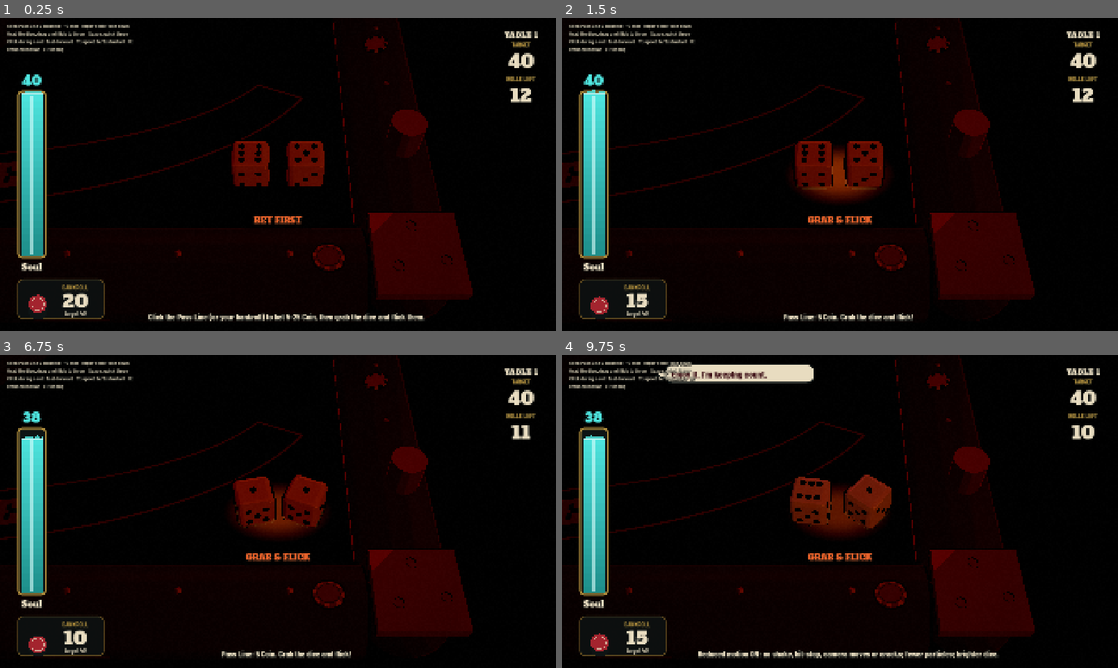
Above: before the commit, frames 1-4 (two rows, left to right).
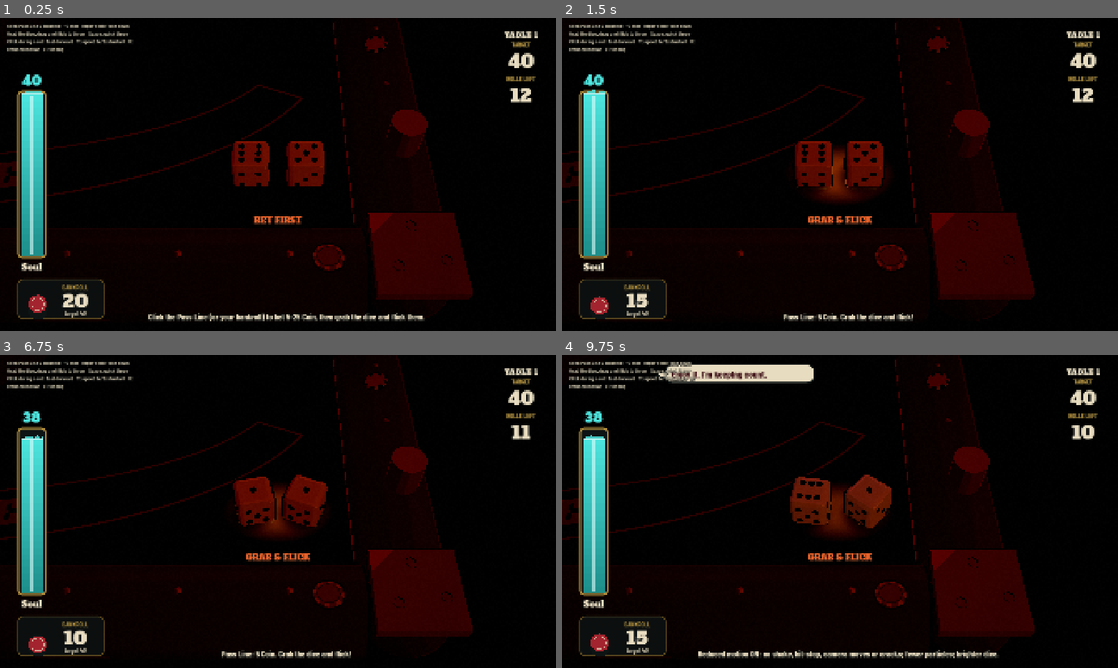
Above: after the commit, the same moments.

Repository: cashdvs/rogue-craps
Game: Godot game, scene res://scenes/table_3d.tscn
Two runs of this game, one before a commit and one after it. Both use one fixed random seed, a clock stepped at 60 frames per second and the inputs below. This scene is started directly instead of the project's main scene.
Inputs (mouse positions are in pixels of both pictures, inside the frame that each line leads up to):
- Up to frame 1 (0.25 s): no input
- Up to frame 2 (1.5 s): tap Enter at 0.5 s; drag from (623, 299) to (895, 105) at 0.52 s; drag from (728, 190) to (812, 237) at 1.27 s
- Up to frame 3 (6.75 s): move the mouse to (333, 442) at 2.02 s; hold D 2.03-2.75 s; tap Enter at 2.1, 6.5 s; drag from (250, 574) to (111, 464) at 2.77 s; move the mouse to (444, 558) at 3.52 s; hold S 3.53-4.25 s; tap K at 3.6 s; tap Space at 3.77, 5 s; drag from (111, 464) to (194, 433) at 4.27 s; move the mouse to (305, 511) at 5.02 s; hold S 5.03-5.75 s; tap T at 5.1 s; click (305, 511) at 5.17 s; drag from (194, 433) to (166, 527) at 5.77 s; move the mouse to (400, 495) at 6.52 s; hold Up from 6.53 s (still down); tap L at 6.6 s
- Up to frame 4 (9.75 s): tap Space at 6.77, 8.75 s; release Up at 7.25 s; drag from (728, 527) to (812, 574) at 7.27 s; move the mouse to (895, 442) at 8.02 s; hold S 8.03-8.75 s; tap Backspace at 8.1 s; drag from (812, 574) to (673, 464) at 8.77 s; move the mouse to (1006, 558) at 9.52 s; hold Up from 9.53 s (still down); tap R at 9.6 s; click (1006, 558) at 9.67 s

The runs differ from the first frame. In frame 2, 0.3% of the frame differs, in the area x 41-57%, y 47-57%; in frame 3, 0.2%; in frame 4, 0.2%.

Commit message:
Lighting layers 4-5: contact shadows under every die + lamp-cone dust motes (VFX)

Diff:
--- /dev/null
+++ b/scripts/fx/contact_shadows.gd
@@ -0,0 +1,171 @@
+## Lighting layer 4 (lighting_layers_spec.md section 4): a soft black contact
+## blob under every table die. One flat quad per die on the felt (y 0.002),
+## following the die's XZ but never its rotation, so it can only land on the
+## felt and never on another die (that is why it is a quad and not a Decal on
+## Forward+ too: a Decal would need the dice on their own cull layer).
+## It never touches the die: it only reads the die's global_position, and its
+## own material is the only one it writes.
+## As the die rises (h = centre above rest) the blob grows up to +60% and
+## fades; it is hidden above 0.25 m, while the dice are held, and for potted
+## dice. It replaces the die's old built-in "Blob" quad (hidden, not freed).
+class_name ContactShadows
+extends Node3D
+
+## Diameter at rest, as a multiple of the die edge.
+const SIZE_MUL: float = 1.6
+## Peak alpha at rest per renderer.
+const ALPHA_FPLUS: float = 0.55
+const ALPHA_COMPAT: float = 0.65
+## Above this height (m, die centre above rest) the blob is hidden.
+const MAX_H: float = 0.25
+## Extra scale at MAX_H.
+const GROW: float = 0.6
+const FELT_Y: float = 0.002
+## Nudge toward -x/+z (the lamp is straight above, so nearly centred).
+const OFFSET := Vector2(-0.01, 0.01)
+const TEX_SIZE: int = 64
+
+var table: Node
+var forward_plus: bool = true
+## die instance id -> MeshInstance3D
+var _blobs: Dictionary = {}
+static var _tex: ImageTexture
+
+
+func _init() -> void:
+	name = "ContactShadows"
+
+
+## 0..1 rise factor for height h (m).
+static func rise(h: float) -> float:
+	return clampf(h / MAX_H, 0.0, 1.0)
+
+
+static func rest_alpha(fplus: bool) -> float:
+	return ALPHA_FPLUS if fplus else ALPHA_COMPAT
+
+
+## Blob alpha at height h on this renderer (0 once hidden).
+static func alpha_at(h: float, fplus: bool) -> float:
+	if not visible_at(h):
+		return 0.0
+	return rest_alpha(fplus) * (1.0 - rise(h))
+
+
+## Blob scale multiplier at height h (1 at rest, 1.6 at MAX_H).
+static func scale_at(h: float) -> float:
+	return 1.0 + GROW * rise(h)
+
+
+static func visible_at(h: float) -> bool:
+	return h <= MAX_H
+
+
+## The 64 px blob: black, alpha 1 inside r 0.35, smoothstep falloff to 0 at r 1.
+static func blob_texture() -> ImageTexture:
+	if _tex != null:
+		return _tex
+	var img := Image.create(TEX_SIZE, TEX_SIZE, false, Image.FORMAT_RGBA8)
+	var c := (TEX_SIZE - 1) * 0.5
+	for y in TEX_SIZE:
+		for x in TEX_SIZE:
+			var r := Vector2(x - c, y - c).length() / c
+			img.set_pixel(x, y, Color(0, 0, 0, 1.0 - smoothstep(0.35, 1.0, r)))
+	_tex = ImageTexture.create_from_image(img)
+	return _tex
+
+
+func bind(t: Node, fplus: bool) -> void:
+	table = t
+	forward_plus = fplus
+
+
+func blob_for(die: Node3D) -> MeshInstance3D:
+	return _blobs.get(die.get_instance_id()) as MeshInstance3D
+
+
+func _make_blob(die: Node3D) -> MeshInstance3D:
+	var m := MeshInstance3D.new()
+	m.name = "ContactBlob"
+	var q := QuadMesh.new()
+	var edge := float(die.get("edge")) if "edge" in die else 0.08
+	q.size = Vector2.ONE * edge * SIZE_MUL
+	q.orientation = PlaneMesh.FACE_Y
+	m.mesh = q
+	var mat := StandardMaterial3D.new()
+	mat.shading_mode = BaseMaterial3D.SHADING_MODE_UNSHADED
+	mat.transparency = BaseMaterial3D.TRANSPARENCY_ALPHA
+	mat.albedo_texture = blob_texture()
+	mat.albedo_color = Color(0, 0, 0, rest_alpha(forward_plus))
+	mat.cull_mode = BaseMaterial3D.CULL_DISABLED
+	mat.no_depth_test = false
+	m.material_override = mat
+	m.cast_shadow = GeometryInstance3D.SHADOW_CASTING_SETTING_OFF
+	m.top_level = true
+	add_child(m)
+	# The die's own old blob would double up: hide it (node only).
+	var old := die.get_node_or_null("Blob") as Node3D
+	if old != null:
+		old.visible = false
+	_blobs[die.get_instance_id()] = m
+	return m
+
+
+func _dice() -> Array:
+	var out: Array = []
+	if table == null or not is_instance_valid(table):
+		return out
+	var d: Variant = table.get("dice")
+	if d is Array:
+		out.append_array(d)
+	for key in [&"throw_dice", &"all_dice"]:
+		var t: Variant = table.get(key)
+		if t is Array:
+			for x in t:
+				if not out.has(x):
+					out.append(x)
+	return out
+
+
+func _hidden_set() -> Array:
+	var p: Variant = table.get("pot_dice") if table != null else null
+	return p if p is Array else []
+
+
+func _held() -> bool:
+	if table == null or not ("phase" in table):
+		return false
+	return int(table.get("phase")) == Table3D.Phase.HELD
+
+
+func _process(_delta: float) -> void:
+	update_now()
+
+
+## One pass over the dice (tests call this directly).
+func update_now() -> void:
+	var potted := _hidden_set()
+	var held := _held()
+	var live := {}
+	for d in _dice():
+		if not (d is Node3D) or not is_instance_valid(d) or not d.is_inside_tree():
+			continue
+		var die := d as Node3D
+		var b := blob_for(die)
+		if b == null:
+			b = _make_blob(die)
+		live[die.get_instance_id()] = true
+		var edge := float(die.get("edge")) if "edge" in die else 0.08
+		var h := die.global_position.y - edge * 0.5
+		var show := die.is_visible_in_tree() and not held and not potted.has(die) and visible_at(h)
+		b.visible = show
+		if not show:
+			continue
+		var p := die.global_position
+		b.global_position = Vector3(p.x + OFFSET.x, FELT_Y, p.z + OFFSET.y)
+		b.scale = Vector3.ONE * scale_at(h)
+		(b.material_override as StandardMaterial3D).albedo_color.a = alpha_at(h, forward_plus)
+	for id in _blobs.keys():
+		if not live.has(id):
+			(_blobs[id] as Node).queue_free()
+			_blobs.erase(id)
--- /dev/null
+++ b/scripts/fx/lamp_dust.gd
@@ -0,0 +1,205 @@
+## Lighting layer 5 (lighting_layers_spec.md section 5): slow warm dust motes
+## in the lamp cone. Forward+: GPUParticles3D, 48 max, turbulence. Compat /
+## Mobile: CPUParticles3D, 16 max, no turbulence. Emitted in a cylinder
+## r 0.45 m, y 0.25-1.20 m, centred (0, ., -0.05); 2-4 mm (3-4 mm mobile)
+## billboards, #FFE2B0 additive at alpha 0.18 (0.15 mobile), faded outside
+## the 38 deg spot cone. The draw shader also cuts every mote below
+## y 0.08, so none can reach the felt or the dice. Off (not emitting, hidden)
+## under reduced motion.
+class_name LampDust
+extends Node3D
+
+const COLOR := Color("#FFE2B0")
+const ALPHA_PC: float = 0.18
+const ALPHA_MOBILE: float = 0.15
+const COUNT_PC: int = 48
+const COUNT_MOBILE: int = 16
+const RADIUS: float = 0.45
+const Y_MIN: float = 0.25
+const Y_MAX: float = 1.20
+const CENTRE_Z: float = -0.05
+## Nothing is drawn below this world y (m above the felt).
+const FLOOR_Y: float = 0.08
+const SIZE_PC := Vector2(0.002, 0.004)
+const SIZE_MOBILE := Vector2(0.003, 0.004)
+const SPEED := Vector2(0.01, 0.03)
+const LIFETIME_MAX: float = 9.0
+const LIFETIME_MIN: float = 6.0
+## Max angle of the initial drift from straight up (the up-bias).
+const SPREAD_DEG: float = 60.0
+const LAMP_APEX := Vector3(0, 1.35, -0.05)
+const CONE_DEG: float = 38.0
+
+const SHADER := """
+shader_type spatial;
+render_mode unshaded, blend_add, depth_draw_never, cull_disabled, shadows_disabled;
+uniform vec4 tint : source_color = vec4(1.0);
+uniform float peak = 0.18;
+uniform vec3 apex = vec3(0.0, 1.35, -0.05);
+uniform float cos_half = 0.788;
+uniform float floor_y = 0.08;
+varying vec3 wpos;
+void vertex() {
+	wpos = MODEL_MATRIX[3].xyz;
+	float s = length(MODEL_MATRIX[0].xyz);
+	mat4 bb = mat4(normalize(INV_VIEW_MATRIX[0]) * s, normalize(INV_VIEW_MATRIX[1]) * s,
+		normalize(INV_VIEW_MATRIX[2]) * s, MODEL_MATRIX[3]);
+	MODELVIEW_MATRIX = VIEW_MATRIX * bb;
+}
+void fragment() {
+	float d = length(UV - vec2(0.5)) * 2.0;
+	float dot_a = 1.0 - smoothstep(0.3, 1.0, d);
+	vec3 v = normalize(wpos - apex);
+	float cone = smoothstep(cos_half - 0.04, cos_half + 0.02, dot(v, vec3(0.0, -1.0, 0.0)));
+	float above = step(floor_y, wpos.y);
+	ALBEDO = tint.rgb;
+	ALPHA = peak * dot_a * cone * above * COLOR.a;
+}
+"""
+
+var table: Node
+var mobile: bool = false
+var particles: Node3D
+var reduced: bool = false
+
+
+func _init() -> void:
+	name = "LampDust"
+
+
+static func count_for(is_mobile: bool) -> int:
+	return COUNT_MOBILE if is_mobile else COUNT_PC
+
+
+static func alpha_for(is_mobile: bool) -> float:
+	return ALPHA_MOBILE if is_mobile else ALPHA_PC
+
+
+## Lowest world y a mote's centre can reach from emission (the up-biased
+## drift never descends; the shader floor cuts anything else, e.g. turbulence).
+static func lowest_emitted_y() -> float:
+	# Slowest climb: SPEED.x * cos(SPREAD_DEG) > 0, so a mote only rises.
+	return Y_MIN if SPEED.x * cos(deg_to_rad(SPREAD_DEG)) > 0.0 else -INF
+
+
+func bind(t: Node, is_mobile: bool) -> void:
+	table = t
+	mobile = is_mobile
+	_build()
+	_sync_reduced(true)
+
+
+func _material() -> ShaderMaterial:
+	var sh := Shader.new()
+	sh.code = SHADER
+	var m := ShaderMaterial.new()
+	m.shader = sh
+	m.set_shader_parameter("tint", COLOR)
+	m.set_shader_parameter("peak", alpha_for(mobile))
+	m.set_shader_parameter("apex", LAMP_APEX)
+	m.set_shader_parameter("cos_half", cos(deg_to_rad(CONE_DEG)))
+	m.set_shader_parameter("floor_y", FLOOR_Y)
+	return m
+
+
+func _ramp() -> Gradient:
+	var g := Gradient.new()
+	var fade := 1.0 / ((LIFETIME_MIN + LIFETIME_MAX) * 0.5)
+	g.offsets = PackedFloat32Array([0.0, fade, 1.0 - fade, 1.0])
+	g.colors = PackedColorArray([Color(1, 1, 1, 0), Color(1, 1, 1, 1), Color(1, 1, 1, 1), Color(1, 1, 1, 0)])
+	return g
+
+
+func _build() -> void:
+	if particles != null:
+		particles.queue_free()
+	var q := QuadMesh.new()
+	q.size = Vector2.ONE
+	q.material = _material()
+	var size := SIZE_MOBILE if mobile else SIZE_PC
+	if mobile:
+		var c := CPUParticles3D.new()
+		c.amount = COUNT_MOBILE
+		c.lifetime = LIFETIME_MAX
+		c.lifetime_randomness = 1.0 - LIFETIME_MIN / LIFETIME_MAX
+		c.preprocess = LIFETIME_MAX
+		c.mesh = q
+		c.emission_shape = CPUParticles3D.EMISSION_SHAPE_RING
+		c.emission_ring_axis = Vector3.UP
+		c.emission_ring_radius = RADIUS
+		c.emission_ring_inner_radius = 0.0
+		c.emission_ring_height = Y_MAX - Y_MIN
+		c.direction = Vector3.UP
+		c.spread = SPREAD_DEG
+		c.gravity = Vector3.ZERO
+		c.initial_velocity_min = SPEED.x
+		c.initial_velocity_max = SPEED.y
+		c.scale_amount_min = size.x
+		c.scale_amount_max = size.y
+		c.color_ramp = _ramp()
+		particles = c
+	else:
+		var g := GPUParticles3D.new()
+		g.amount = COUNT_PC
+		g.lifetime = LIFETIME_MAX
+		g.preprocess = LIFETIME_MAX
+		g.draw_pass_1 = q
+		g.visibility_aabb = AABB(Vector3(-0.6, -0.6, -0.6), Vector3(1.2, 1.4, 1.2))
+		var pm := ParticleProcessMaterial.new()
+		pm.lifetime_randomness = 1.0 - LIFETIME_MIN / LIFETIME_MAX
+		pm.emission_shape = ParticleProcessMaterial.EMISSION_SHAPE_RING
+		pm.emission_ring_axis = Vector3.UP
+		pm.emission_ring_radius = RADIUS
+		pm.emission_ring_inner_radius = 0.0
+		pm.emission_ring_height = Y_MAX - Y_MIN
+		pm.direction = Vector3.UP
+		pm.spread = SPREAD_DEG
+		pm.gravity = Vector3.ZERO
+		pm.initial_velocity_min = SPEED.x
+		pm.initial_velocity_max = SPEED.y
+		pm.scale_min = size.x
+		pm.scale_max = size.y
+		pm.turbulence_enabled = true
+		pm.turbulence_noise_strength = 0.2
+		pm.turbulence_influence_min = 0.02
+		pm.turbulence_influence_max = 0.05
+		var rt := GradientTexture1D.new()
+		rt.gradient = _ramp()
+		pm.color_ramp = rt
+		g.process_material = pm
+		particles = g
+	particles.name = "LampDust"
+	particles.position = Vector3(0, (Y_MIN + Y_MAX) * 0.5, CENTRE_Z)
+	add_child(particles)
+
+
+func amount() -> int:
+	return int(particles.get("amount")) if particles != null else 0
+
+
+func is_emitting() -> bool:
+	return particles != null and bool(particles.get("emitting")) and particles.visible
+
+
+func _table_reduced() -> bool:
+	if table == null or not is_instance_valid(table):
+		return false
+	if table.has_method("is_reduced_motion"):
+		return bool(table.call("is_reduced_motion"))
+	if "reduced_motion" in table:
+		return bool(table.get("reduced_motion"))
+	return false
+
+
+func _sync_reduced(force: bool = false) -> void:
+	var r := _table_reduced()
+	if r == reduced and not force:
+		return
+	reduced = r
+	if particles != null:
+		particles.set("emitting", not r)
+		particles.visible = not r
+
+
+func _process(_delta: float) -> void:
+	_sync_reduced()
--- /dev/null
+++ b/scripts/fx/lighting_layers_fx.gd
@@ -0,0 +1,30 @@
+## VFX half of lighting_layers_spec.md: layer 4 (ContactShadows) and layer 5
+## (LampDust). One add_child in Table3D (Bonfire3D inherits it); the lights
+## and Environment (layers 1-3) are Godot Dev's, in table_3d.gd / lamp_3d.gd.
+class_name LightingLayersFx
+extends Node3D
+
+var shadows: ContactShadows
+var dust: LampDust
+
+
+func _init() -> void:
+	name = "LightingLayersFx"
+	shadows = ContactShadows.new()
+	dust = LampDust.new()
+	add_child(shadows)
+	add_child(dust)
+
+
+func _ready() -> void:
+	bind(get_parent())
+
+
+## render_method "" = the renderer running now (Table3D.render_method or the
+## project setting).
+func bind(t: Node, render_method: String = "") -> void:
+	if render_method == "" and t != null and "render_method" in t:
+		render_method = str(t.get("render_method"))
+	var fplus := Table3D.is_forward_plus(render_method)
+	shadows.bind(t, fplus)
+	dust.bind(t, not fplus)
--- a/scripts/table3d/table_3d.gd
+++ b/scripts/table3d/table_3d.gd
@@ -192,6 +192,7 @@
 	# for throw, impact, hot_hand, no_score, and table_cleared (one-owner rule).
 	add_child(TableAudio.new())
 	add_child(TriggerFx.new())
+	add_child(LightingLayersFx.new())
 	_build_world()
 	_build_hud()
 	_build_end_screen()
--- /dev/null
+++ b/tests/test_lighting_layers_fx.gd
@@ -0,0 +1,176 @@
+## Headless tests for the VFX lighting layers (lighting_layers_spec.md
+## sections 4 and 5): contact blob opacity per renderer, scale and fade vs
+## height, hidden above 0.25 m / held / potted, die material untouched;
+## dust counts per platform, never below 0.08 m, off under reduced motion.
+##
+## Run:
+##   godot --headless --path . --script res://tests/test_lighting_layers_fx.gd
+extends SceneTree
+
+
+class FakeTable extends Node3D:
+	var dice: Array[DieVisual] = []
+	var pot_dice: Array[DieVisual] = []
+	var phase: int = Table3D.Phase.BET
+	var reduced_motion: bool = false
+	func is_reduced_motion() -> bool:
+		return reduced_motion
+
+
+var _passed: int = 0
+var _failed: int = 0
+
+
+func _initialize() -> void:
+	print("=== Dice of the Damned: lighting layers fx tests ===")
+	_run.call_deferred()
+
+
+func _run() -> void:
+	_test_curves()
+	await _test_blobs(true)
+	await _test_blobs(false)
+	await _test_dust(false)
+	await _test_dust(true)
+	_test_hook()
+	print("=== %d passed, %d failed ===" % [_passed, _failed])
+	quit(1 if _failed > 0 else 0)
+
+
+func _check(condition: bool, name: String) -> void:
+	if condition:
+		_passed += 1
+	else:
+		_failed += 1
+		print("FAIL: ", name)
+
+
+func _near(a: float, b: float, name: String) -> void:
+	_check(absf(a - b) < 1e-4, "%s (got %f, want %f)" % [name, a, b])
+
+
+func _test_curves() -> void:
+	_near(ContactShadows.alpha_at(0.0, true), 0.55, "F+ rest alpha 0.55")
+	_near(ContactShadows.alpha_at(0.0, false), 0.65, "Compat rest alpha 0.65")
+	_near(ContactShadows.alpha_at(0.125, true), 0.275, "F+ alpha halves at 0.125 m")
+	_near(ContactShadows.alpha_at(0.125, false), 0.325, "Compat alpha halves at 0.125 m")
+	_near(ContactShadows.scale_at(0.0), 1.0, "scale 1 at rest")
+	_near(ContactShadows.scale_at(0.125), 1.3, "scale 1.3 at 0.125 m")
+	_near(ContactShadows.scale_at(0.25), 1.6, "scale +60% at 0.25 m")
+	_near(ContactShadows.scale_at(1.0), 1.6, "scale capped at +60%")
+	_near(ContactShadows.scale_at(-0.01), 1.0, "no shrink below rest")
+	_check(ContactShadows.visible_at(0.25), "visible at 0.25 m")
+	_check(not ContactShadows.visible_at(0.251), "hidden above 0.25 m")
+	_near(ContactShadows.alpha_at(0.3, false), 0.0, "alpha 0 above 0.25 m")
+	var prev := 1.0
+	var mono := true
+	for i in 26:
+		var a := ContactShadows.alpha_at(i * 0.01, true)
+		mono = mono and a <= prev + 1e-6
+		prev = a
+	_check(mono, "alpha falls monotonically with height")
+	var tex := ContactShadows.blob_texture().get_image()
+	_check(tex.get_width() == 64 and tex.get_height() == 64, "blob texture 64 px")
+	_check(tex.get_pixel(32, 32).a > 0.99 and tex.get_pixel(32, 32).r == 0.0, "blob centre solid black")
+	_check(tex.get_pixel(0, 32).a < 0.01, "blob edge transparent")
+
+
+func _test_blobs(fplus: bool) -> void:
+	var tag := "F+" if fplus else "Compat"
+	var t := FakeTable.new()
+	root.add_child(t)
+	var a := DieVisual.new(0.06)
+	var b := DieVisual.new(0.06)
+	t.add_child(a)
+	t.add_child(b)
+	t.dice = [a, b] as Array[DieVisual]
+	a.global_position = Vector3(0.1, 0.03, 0.2)
+	b.global_position = Vector3(-0.2, 0.03 + 0.15, 0.0)
+	var mats := [a.body_material, b.body_material]
+	var params := [a.body_material.get_shader_parameter("emission_energy"), a.body_material.get_shader_parameter("albedo")]
+	var fx := LightingLayersFx.new()
+	t.add_child(fx)
+	fx.bind(t, "forward_plus" if fplus else "gl_compatibility")
+	await process_frame
+	fx.shadows.update_now()
+	var ba := fx.shadows.blob_for(a)
+	var bb := fx.shadows.blob_for(b)
+	_check(ba != null and bb != null, tag + ": one blob per die")
+	if ba == null or bb == null:
+		t.queue_free()
+		return
+	var mat := ba.material_override as StandardMaterial3D
+	_near(mat.albedo_color.a, 0.55 if fplus else 0.65, tag + ": rest blob alpha")
+	_check(mat.albedo_color.r == 0.0 and mat.albedo_color.g == 0.0 and mat.albedo_color.b == 0.0, tag + ": blob is black")
+	_near((ba.mesh as QuadMesh).size.x, 0.096, tag + ": diameter 1.6 x edge (0.06 -> 0.096)")
+	_near(ba.global_position.y, 0.002, tag + ": blob on the felt")
+	_near(ba.global_position.x, 0.09, tag + ": follows die x (-0.01 offset)")
+	_near(ba.global_position.z, 0.21, tag + ": follows die z (+0.01 offset)")
+	_near(bb.scale.x, 1.36, tag + ": mid-air blob scaled (h 0.15)")
+	_near((bb.material_override as StandardMaterial3D).albedo_color.a, (0.55 if fplus else 0.65) * 0.4, tag + ": mid-air blob faded")
+	_check(not (a.get_node("Blob") as Node3D).visible, tag + ": old built-in blob hidden")
+	a.rotate_x(1.0)
+	fx.shadows.update_now()
+	_check(ba.global_transform.basis.is_equal_approx(Basis()), tag + ": blob never rotates with the die")
+	b.global_position.y = 0.03 + 0.3
+	fx.shadows.update_now()
+	_check(not bb.visible, tag + ": hidden above 0.25 m")
+	t.phase = Table3D.Phase.HELD
+	fx.shadows.update_now()
+	_check(not ba.visible, tag + ": hidden while held")
+	t.phase = Table3D.Phase.BET
+	t.pot_dice = [a] as Array[DieVisual]
+	fx.shadows.update_now()
+	_check(not ba.visible, tag + ": hidden when potted")
+	_check(a.body_material == mats[0] and b.body_material == mats[1], tag + ": die materials are the same objects")
+	_check(a.body_material.get_shader_parameter("emission_energy") == params[0] and a.body_material.get_shader_parameter("albedo") == params[1], tag + ": die material params untouched")
+	var body := a.get_node("Faces/Body") as MeshInstance3D
+	_check(body.material_override == mats[0] and body.material_overlay == null, tag + ": no override/overlay on the die mesh")
+	_check(ba.get_parent() == fx.shadows, tag + ": blob lives under the fx node, not the die")
+	t.queue_free()
+	await process_frame
+
+
+func _test_dust(mobile: bool) -> void:
+	var tag := "mobile" if mobile else "PC"
+	var t := FakeTable.new()
+	root.add_child(t)
+	var fx := LightingLayersFx.new()
+	t.add_child(fx)
+	fx.bind(t, "gl_compatibility" if mobile else "forward_plus")
+	await process_frame
+	var p := fx.dust.particles
+	_check((p is CPUParticles3D) if mobile else (p is GPUParticles3D), tag + ": particle node type")
+	_check(fx.dust.amount() == (16 if mobile else 48), tag + ": count cap")
+	var sm: Variant = fx.dust.particles.get("scale_amount_min" if mobile else "process_material")
+	if mobile:
+		_near(float(sm), 0.003, tag + ": min size 3 mm")
+		_near(float(p.get("scale_amount_max")), 0.004, tag + ": max size 4 mm")
+	else:
+		var pm := sm as ParticleProcessMaterial
+		_near(pm.scale_min, 0.002, tag + ": min size 2 mm")
+		_near(pm.scale_max, 0.004, tag + ": max size 4 mm")
+		_check(pm.initial_velocity_max <= 0.03, tag + ": slow drift")
+	var mat := ((p.get("mesh" if mobile else "draw_pass_1")) as Mesh).surface_get_material(0) as ShaderMaterial
+	_check((mat.get_shader_parameter("tint") as Color).to_html(false).to_upper() == "FFE2B0", tag + ": colour #FFE2B0")
+	_near(float(mat.get_shader_parameter("peak")), 0.15 if mobile else 0.18, tag + ": alpha")
+	_check(float(mat.get_shader_parameter("floor_y")) >= 0.08, tag + ": shader floor at 0.08 m")
+	var bottom := p.position.y - float(p.get("emission_ring_height") if mobile else (p.get("process_material") as ParticleProcessMaterial).emission_ring_height) * 0.5
+	_near(bottom, 0.25, tag + ": emission starts 0.25 m above felt")
+	_check(LampDust.lowest_emitted_y() >= 0.08, tag + ": drift never descends toward the felt")
+	_check(fx.dust.is_emitting(), tag + ": emitting normally")
+	t.reduced_motion = true
+	await process_frame
+	await process_frame
+	_check(not fx.dust.is_emitting() and not p.visible, tag + ": off under reduced motion")
+	t.reduced_motion = false
+	await process_frame
+	await process_frame
+	_check(fx.dust.is_emitting(), tag + ": back on after reduced motion")
+	t.queue_free()
+	await process_frame
+
+
+func _test_hook() -> void:
+	var src := FileAccess.get_file_as_string("res://scripts/table3d/table_3d.gd")
+	_check(src.count("add_child(LightingLayersFx.new())") == 1, "one add_child hook in table_3d.gd")
--- /dev/null
+++ b/tools/capture_lighting_layers.gd
@@ -0,0 +1,59 @@
+## Lighting layers 4-5 stills (lighting_layers_spec.md test checklist 5-6):
+## the real Bonfire table and game camera, dice at rest, then one die lifted
+## to h 0.15 m (faded, grown contact blob), then reduced motion (no dust).
+## Run once per renderer:
+##   xvfb-run -a -s "-screen 0 1920x1080x24" godot --path . --rendering-method forward_plus --rendering-driver vulkan \\
+##       --resolution 1280x720 --script res://tools/capture_lighting_layers.gd -- --out=/tmp/ll/ --tag=fplus
+##   xvfb-run -a -s "-screen 0 1920x1080x24" godot --path . --rendering-method gl_compatibility \\
+##       --rendering-driver opengl3 --resolution 1280x720 --script res://tools/capture_lighting_layers.gd -- --out=/tmp/ll/ --tag=compat
+extends SceneTree
+
+var OUT := "user://captures_lighting_layers/"
+var TAG := "fplus"
+
+
+func _initialize() -> void:
+	_run.call_deferred()
+
+
+func wait(t: float) -> void:
+	await create_timer(t, true, false, true).timeout
+
+
+func shot(name: String) -> void:
+	await process_frame
+	await process_frame
+	var p := OUT + "ll_%s_%s.png" % [TAG, name]
+	root.get_viewport().get_texture().get_image().save_png(p)
+	print("saved ", p)
+
+
+func _run() -> void:
+	for a in OS.get_cmdline_user_args():
+		if a.begins_with("--out="):
+			OUT = a.trim_prefix("--out=").trim_suffix("/") + "/"
+		elif a.begins_with("--tag="):
+			TAG = a.trim_prefix("--tag=")
+	DirAccess.make_dir_recursive_absolute(OUT)
+	var t := load("res://resources/tuning/bonfire_tuning.tres") as BonfireTuning
+	var s := (load("res://scenes/bonfire.tscn") as PackedScene).instantiate() as Bonfire3D
+	s.setup = TableSetup.sandbox(t, 4)
+	s.tutorial_override = 0
+	root.add_child(s)
+	await wait(1.0)
+	while s.phase != Table3D.Phase.BET:
+		await process_frame
+	s.rig_faces([2, 3, 4, 6] as Array[int])
+	if s.quick_throw():
+		await s.sequence_finished
+	await wait(1.5)
+	print("renderer ", RenderingServer.get_current_rendering_method())
+	await shot("rest")
+	var d := s.all_dice[1]
+	d.global_position.y += 0.15
+	await wait(0.2)
+	await shot("midair_h015")
+	s.set_reduced_motion(true)
+	await wait(0.3)
+	await shot("reduced_motion")
+	quit()
Not shown, added: scripts/fx/contact_shadows.gd.uid
Not shown, added: scripts/fx/lamp_dust.gd.uid
Not shown, added: scripts/fx/lighting_layers_fx.gd.uid
Not shown, added: tests/test_lighting_layers_fx.gd.uid
Not shown, added: tools/capture_lighting_layers.gd.uid
Not shown, changed: docs/AI_CONTENT_LOG.md
